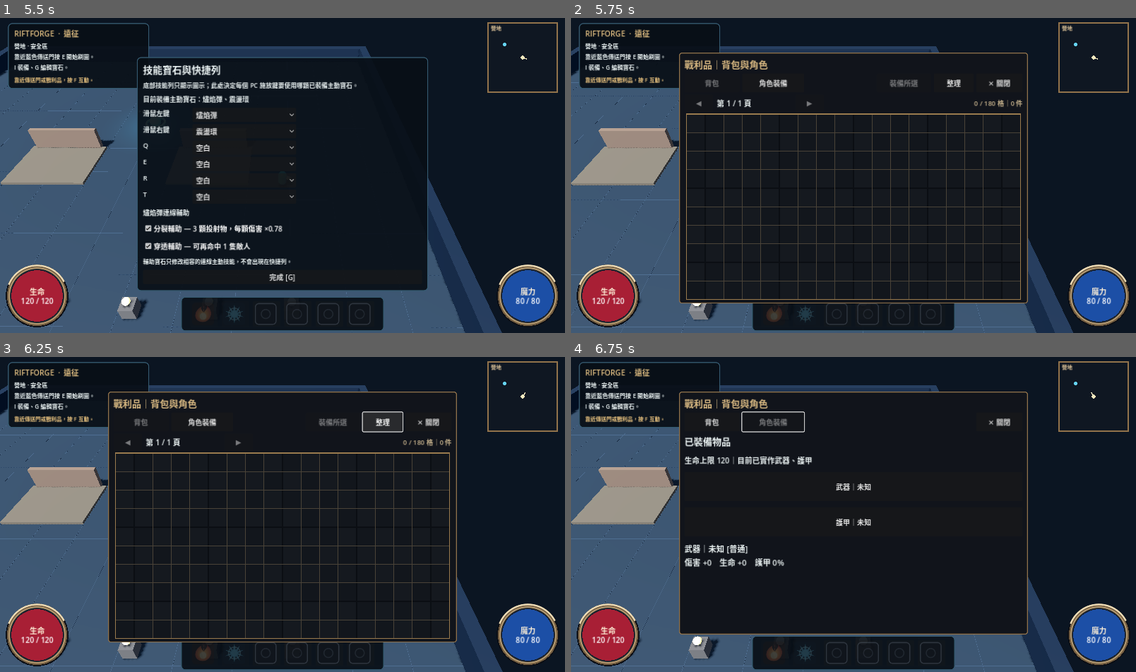
Above: before the commit, frames 1-4 (two rows, left to right).
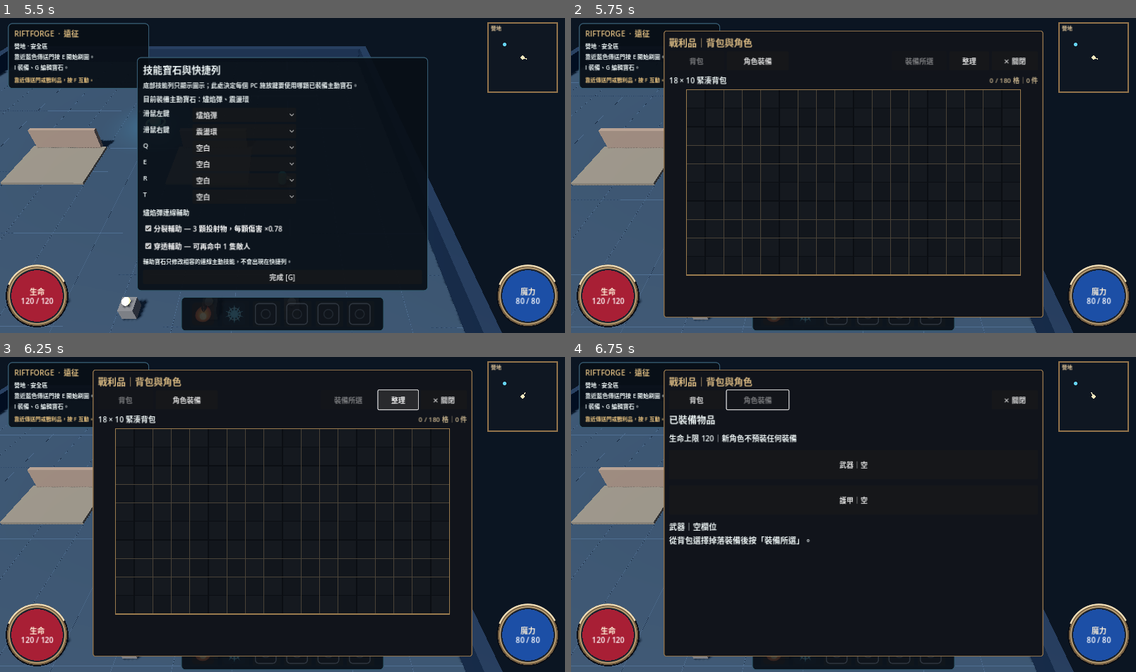
Above: after the commit, the same moments.

Repository: Lucypigr/Riftforge-Godot
Game: Godot game, scene res://scenes/main.tscn
The game is run twice, just before and just after one commit, with the same random seed, the same clock (stepped at 60 frames per second) and the same inputs.
Inputs (mouse positions are in pixels of both pictures, inside the frame that each line leads up to):
- Up to frame 1 (5.5 s): click (203, 314) at 0.5 s; click (237, 314) at 1.25 s; tap Enter at 2 s; move the mouse to (406, 159) at 2.02 s; hold D (move_right) 2.03-2.75 s; tap Space (dash) at 2.1 s; click (406, 159) at 2.17 s; drag from (169, 191) to (254, 238) at 2.77 s; move the mouse to (339, 103) at 3.52 s; hold D (move_right) 3.53-4.25 s; tap F (interact) at 3.6 s; drag from (254, 238) to (113, 125) at 4.27 s; move the mouse to (452, 222) at 5.02 s; hold A (move_left) from 5.03 s (still down); tap G (gems) at 5.1 s
- Up to frame 2 (5.75 s): keep holding A (move_left); tap I (inventory) at 5.65 s
- Up to frame 3 (6.25 s): release A (move_left) at 5.75 s; click "整理" at 5.75 s
- Up to frame 4 (6.75 s): click "角色裝備" at 6.5 s

Frame 1 is identical in both runs. In frame 2, 10% of the frame differs, in the area x 16-84%, y 4-96%; in frame 3, 10%; in frame 4, 11%.

Commit message:
Rebuild inventory panel around dense 180-cell grid

Diff:
--- a/scripts/grid_hud.gd
+++ b/scripts/grid_hud.gd
@@ -1,8 +1,8 @@
 extends "res://scripts/hud.gd"
-## Grid-first ARPG layout: 120 storage cells and a separate equipped-gear tab.
+## Phase 8 compact ARPG layout: 180-cell dense grid and separate equipped-gear tab.
 const Grid = preload("res://scripts/grid_inventory.gd")
 const GridView = preload("res://scripts/inventory_grid_view.gd")
-const INVENTORY_PANEL_SIZE := Vector2(790, 550)
+const INVENTORY_PANEL_SIZE := Vector2(860, 650)
 var _grid_view: Control
 var _grid_status: Label
 var _overflow_choices: OptionButton
@@ -24,7 +24,7 @@
 var _inspected_slot := "weapon"
 
 func _build_inventory() -> void:
-	_inventory_panel = _panel(-395, -275, 395, 275, true)
+	_inventory_panel = _panel(-430, -325, 430, 325, true)
 	_inventory_panel.visible = false
 	var frame := StyleBoxFlat.new()
 	frame.bg_color = Color("#11141b")
@@ -83,16 +83,18 @@
 	_bag_page.add_child(navigation)
 	_prev_button = Button.new()
 	_prev_button.text = "◀"
-	_prev_button.custom_minimum_size = Vector2(65, 39)
+	_prev_button.custom_minimum_size = Vector2(1, 1)
+	_prev_button.visible = false
 	_prev_button.pressed.connect(_previous_page)
 	navigation.add_child(_prev_button)
-	_page_label = _label("", 17)
-	_page_label.custom_minimum_size = Vector2(170, 34)
+	_page_label = _label("緊湊背包", 17)
+	_page_label.custom_minimum_size = Vector2(150, 34)
 	_page_label.vertical_alignment = VERTICAL_ALIGNMENT_CENTER
 	navigation.add_child(_page_label)
 	_next_button = Button.new()
 	_next_button.text = "▶"
-	_next_button.custom_minimum_size = Vector2(65, 39)
+	_next_button.custom_minimum_size = Vector2(1, 1)
+	_next_button.visible = false
 	_next_button.pressed.connect(_next_page)
 	navigation.add_child(_next_button)
 	var nav_filler := Control.new()
@@ -104,7 +106,7 @@
 	navigation.add_child(_grid_status)
 
 	_grid_view = GridView.new()
-	_grid_view.custom_minimum_size = Vector2(720, 300)
+	_grid_view.custom_minimum_size = Vector2(756, 420)
 	_grid_view.size_flags_horizontal = Control.SIZE_SHRINK_CENTER
 	_bag_page.add_child(_grid_view)
 	_grid_view.cell_pressed.connect(_on_grid_cell)
@@ -179,9 +181,9 @@
 	if _selected_index >= game.inventory.size():
 		_selected_index = -1
 	_grid_view.show_items(game.inventory, _selected_index, _grid_page)
-	_page_label.text = "第 %d / %d 頁" % [_grid_page + 1, Grid.PAGE_COUNT]
-	_prev_button.disabled = _grid_page <= 0
-	_next_button.disabled = _grid_page >= Grid.PAGE_COUNT - 1
+	_page_label.text = "18 × 10 緊湊背包"
+	_prev_button.disabled = true
+	_next_button.disabled = true
 	var extra := Grid.overflow_count(game.inventory)
 	var cells := Grid.occupied_cells(game.inventory)
 	_grid_status.text = "%d / %d 格｜%d 件" % [cells, Grid.COLS * Grid.ROWS, game.inventory.size()]
@@ -195,9 +197,9 @@
 	_overflow_choices.visible = extra > 0
 	var weapon: Dictionary = game.equipment["weapon"]
 	var armor: Dictionary = game.equipment["armor"]
-	_equipment.text = "生命上限 %d｜目前已實作武器、護甲" % int(game.player.max_hp)
-	_weapon_button.text = "武器｜%s" % str(weapon.get("name", "未知"))
-	_armor_button.text = "護甲｜%s" % str(armor.get("name", "未知"))
+	_equipment.text = "生命上限 %d｜新角色不預裝任何裝備" % int(game.player.max_hp)
+	_weapon_button.text = "武器｜%s" % str(weapon.get("name", "空"))
+	_armor_button.text = "護甲｜%s" % str(armor.get("name", "空"))
 	_inspect_equipped(_inspected_slot)
 	_update_selection()
 
@@ -212,6 +214,9 @@
 	if game == null:
 		return
 	var item: Dictionary = game.equipment[slot]
+	if str(item.get("name", "")).is_empty():
+		_equipment_details.text = "%s｜空欄位\n從背包選擇掉落裝備後按「裝備所選」。" % ("武器" if slot == "weapon" else "護甲")
+		return
 	_equipment_details.text = "%s｜%s [%s]\n傷害 +%s　生命 +%s　護甲 %s%%" % ["武器" if slot == "weapon" else "護甲", str(item.get("name", "未知")), str(item.get("rarity", "普通")), str(item.get("damage", 0)), str(item.get("hp", 0)), str(int(float(item.get("armor", 0.0)) * 100.0))]
 
 func _update_selection() -> void:
@@ -260,4 +265,4 @@
 	_selected_index = -1
 	game.save_progress()
 	_refresh_inventory()
-	announce("兩頁已整理" if extra == 0 else "已整理；仍有 %d 件舊物品無法放入。" % extra)
+	announce("背包已整理" if extra == 0 else "已整理；仍有 %d 件舊物品無法放入。" % extra)
